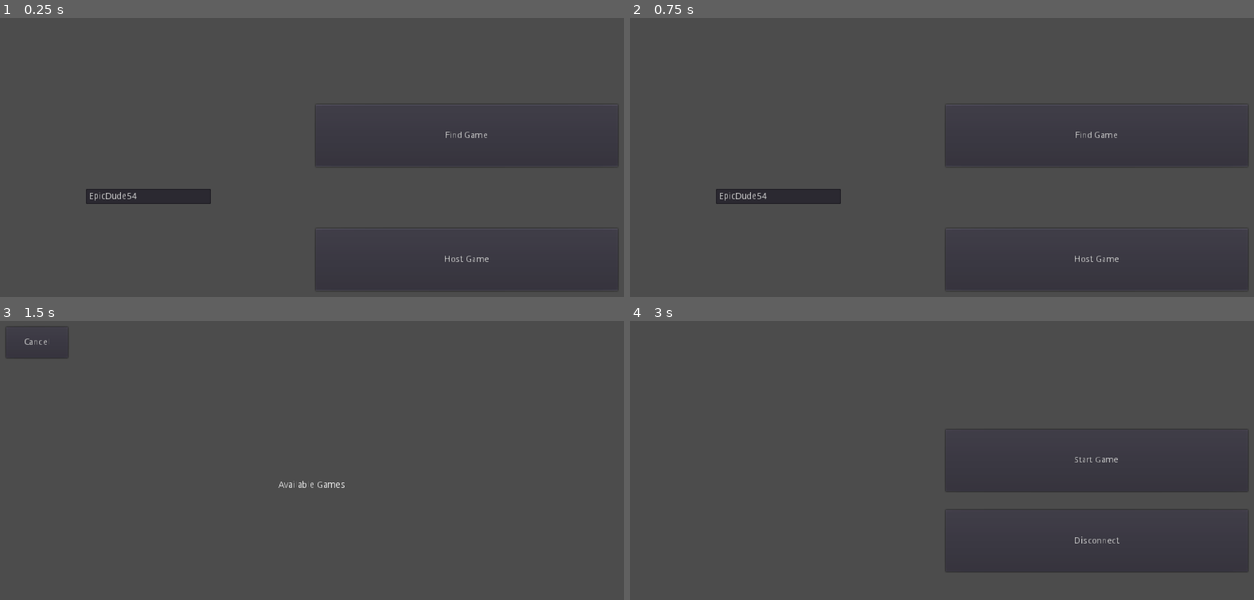
Above: before the commit, frames 1-4 (two rows, left to right).
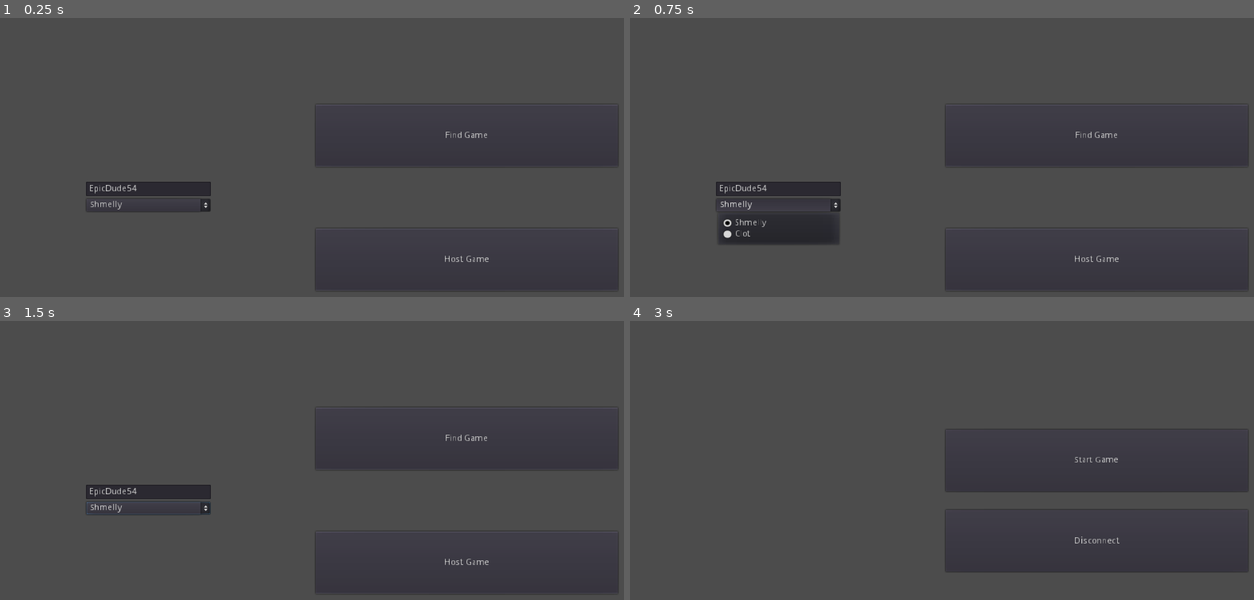
Above: after the commit, the same moments.

Repository: Iddmeister/BadStars
Game: Godot game, scene res://Scenes/Screens/MainMenu.tscn
The game is run twice, just before and just after one commit, with the same random seed, the same clock (stepped at 60 frames per second) and the same inputs. The engine's default icon, where the game draws it, is replaced by a stand-in: a white triangle on a blue panel in a dark square.
Inputs (mouse positions are in pixels of both pictures, inside the frame that each line leads up to):
- Up to frame 1 (0.25 s): no input
- Up to frame 2 (0.75 s): click (779, 204) at 0.5 s, where only the run after the commit has a clickable "Shmelly"
- Up to frame 3 (1.5 s): click "Find Game" at 1.25 s
- Up to frame 4 (3 s): click (667, 343) at 2 s, where only the run before the commit has a clickable "Cancel"; click "Host Game" at 2.75 s

The runs differ from the first frame. In frame 1, 1.0% of the frame differs, in the area x 13-34%, y 58-70%; in frame 2, 2.9%, in the area x 13-34%, y 58-82%; in frame 3, 1.8%; in frame 4, nothing differs.
Error in both runs: Invalid get index '1' (on base: 'Array'). (res://Scripts/Network.gd:43)

Commit message:
Basic Build 2.0

Diff:
--- a/Scenes/Screens/MainMenu.gd
+++ b/Scenes/Screens/MainMenu.gd
@@ -18,3 +18,10 @@
 
 func _on_PlayerName_text_changed(new_text):
 	Network.playerInfo.name = new_text
+
+
+func _on_Character_item_selected(ID):
+	if ID == 0:
+		Network.playerInfo.character = Globals.characters.SHMELLY
+	elif ID == 1:
+		Network.playerInfo.character = Globals.characters.CLOT
--- a/Scenes/Screens/MainMenu.tscn
+++ b/Scenes/Screens/MainMenu.tscn
@@ -39,15 +39,24 @@
 
 [node name="Options" type="VBoxContainer" parent="CenterContainer"]
 margin_left = 129.0
-margin_top = 266.0
+margin_top = 254.0
 margin_right = 329.0
-margin_bottom = 290.0
+margin_bottom = 302.0
 
 [node name="PlayerName" type="LineEdit" parent="CenterContainer/Options"]
 margin_right = 200.0
 margin_bottom = 24.0
 rect_min_size = Vector2( 200, 0 )
 text = "EpicDude54"
+
+[node name="Character" type="OptionButton" parent="CenterContainer/Options"]
+margin_top = 28.0
+margin_right = 200.0
+margin_bottom = 48.0
+text = "Item 0"
+items = [ "Shmelly", null, false, 0, null, "Clot", null, false, 1, null ]
+selected = 0
 [connection signal="pressed" from="VBoxContainer/FindGame" to="." method="_on_Find_Game_pressed"]
 [connection signal="pressed" from="VBoxContainer/HostGame" to="." method="_on_Host_Game_pressed"]
 [connection signal="text_changed" from="CenterContainer/Options/PlayerName" to="." method="_on_PlayerName_text_changed"]
+[connection signal="item_selected" from="CenterContainer/Options/Character" to="." method="_on_Character_item_selected"]
Not shown, changed: Exports/Android/BadStars.apk
